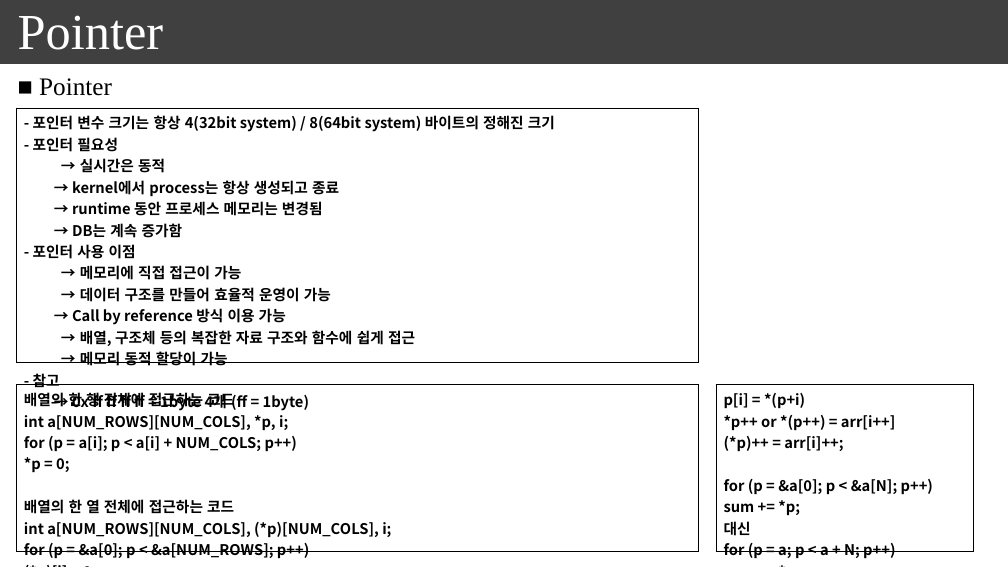
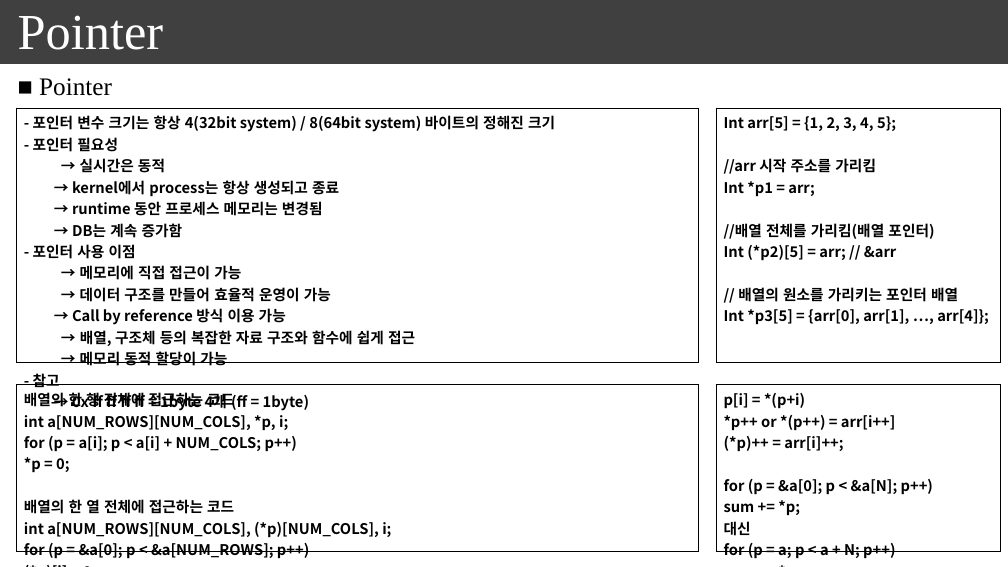
Before and after one commit to seonghokim/Study, a slide deck: slide 39 of everything in c.pptx (slide 34 before the commit). Drawn at 1008x567 pixels with LibreOffice and Linux fonts; fonts in the diff are those of the drawing. Boxes give left, top, right and bottom in pixels: in the first picture for what was removed or moved away, otherwise in the second. Text is boxed around its words. In the diff, an @@ line names an element or a change of style, - is before the commit and + after.

```diff
--- a/everything in c.pptx
+++ b/everything in c.pptx
@@ table added at [716, 108, 1001, 363], 1 rows, 1 columns @@
+Int arr[5] = {1, 2, 3, 4, 5}; / //arr 시작 주소를 가리킴 / Int *p1 = arr; / //배열 전체를 가리킴(배열 포인터) / Int (*p2)[5] = arr; // &arr / // 배열의 원소를 가리키는 포인터 배열 / Int *p3[5] = {arr[0], arr[1], …, arr[4]};
@@ table: place and size @@
-table at [716, 385, 973, 562]
+table at [716, 385, 1001, 562]
```
Also in this commit, not shown: 6 other slides changed, 7 slides added, 1 slide removed.
